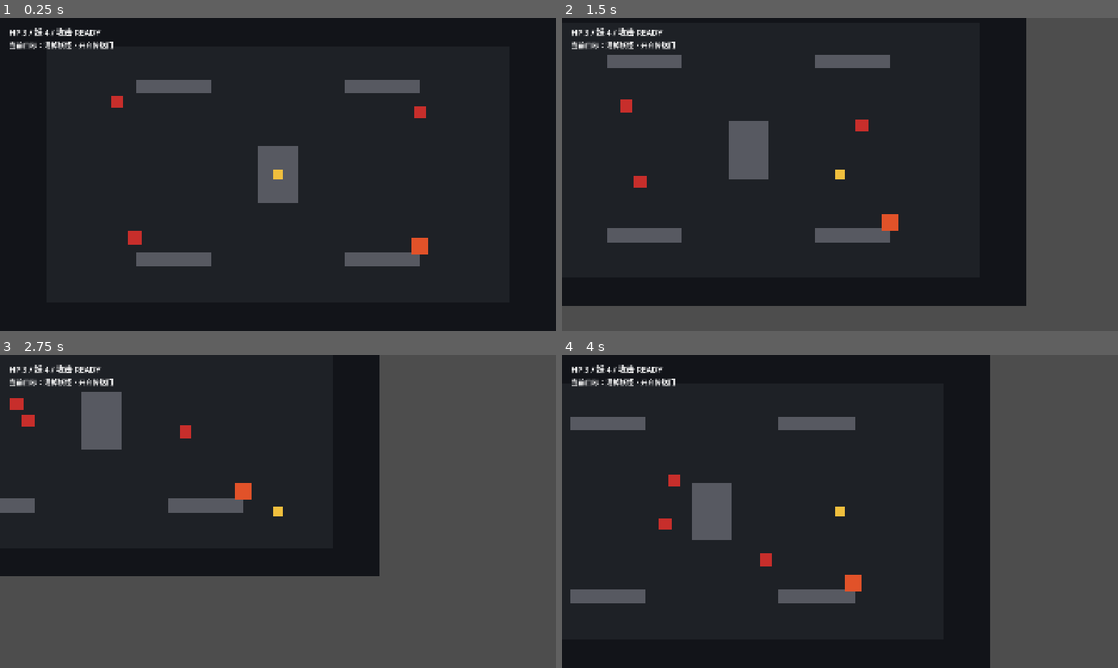
Above: before the commit, frames 1-4 (two rows, left to right).
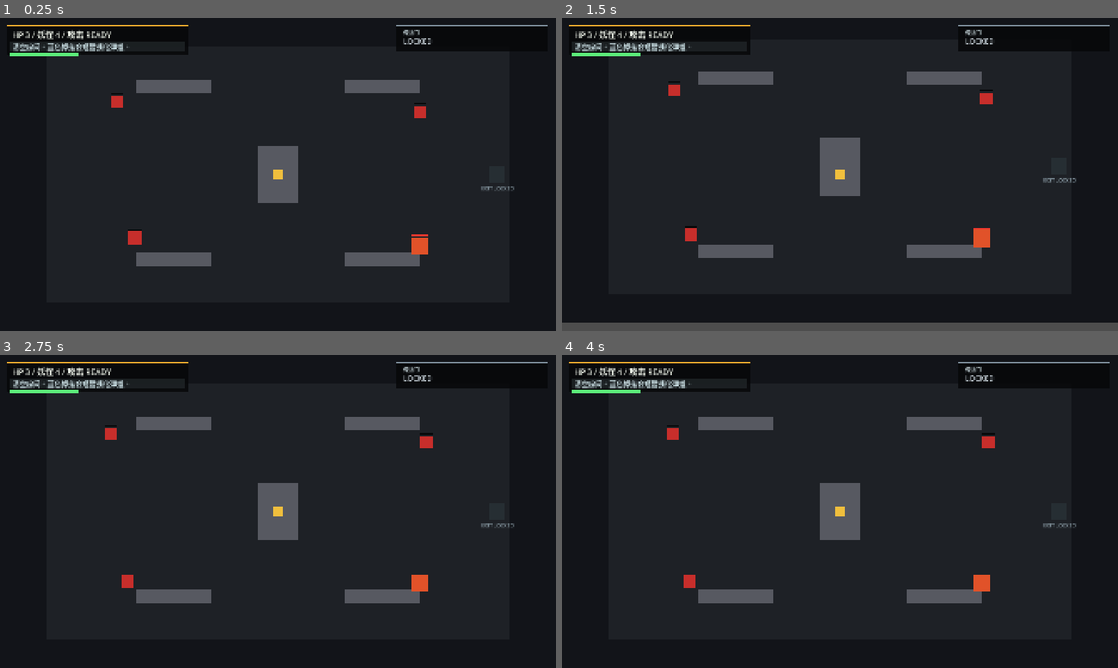
Above: after the commit, the same moments.

Repository: 1021333Liu/Game-Vibe-GoDot
Game: Godot game, scene res://scenes/main.tscn
Same seed, same stepped clock (60 frames per second), same inputs: the game is played once before the commit and once after it.
Inputs:
- Up to frame 1 (0.25 s): no input
- Up to frame 2 (1.5 s): hold D (move_right) 0.53-1.28 s; hold R 0.53-1.28 s; hold S (move_down) from 1.28 s (still down); tap R at 1.35 s
- Up to frame 3 (2.75 s): release S (move_down) at 2.03 s; hold D (move_right) from 2.03 s (still down); hold R from 2.03 s (still down)
- Up to frame 4 (4 s): release D (move_right) at 2.78 s; release R at 2.78 s; hold W (move_up) 2.78-3.53 s; tap R at 2.85 s; hold A (move_left) from 3.53 s (still down); hold R from 3.53 s (still down)

The runs differ from the first frame. In frame 1, 2.0% of the frame differs, in the area x 1-99%, y 2-70%; in frame 2, 32%; in frame 3, 58%, in the area x 0-100%, y 0-100%; in frame 4, 33%.
Error after the commit: Cannot call method 'get_nodes_in_group' on a null value. (res://scripts/main.gd:322)

Commit message:
Add first Godot combat feedback pass

Diff:
--- a/scenes/main.tscn
+++ b/scenes/main.tscn
@@ -21,6 +21,8 @@
 offset_bottom = 980.0
 color = Color(0.12, 0.13, 0.15, 1)
 
+[node name="RoomBorder" type="Node2D" parent="."]
+
 [node name="Walls" type="Node2D" parent="."]
 
 [node name="Enemies" type="Node2D" parent="."]
@@ -28,6 +30,23 @@
 [node name="Bullets" type="Node2D" parent="."]
 
 [node name="Doors" type="Node2D" parent="."]
+
+[node name="ExitHint" type="ColorRect" parent="." unique_id=1175345282]
+offset_left = 1688.0
+offset_top = 512.0
+offset_right = 1744.0
+offset_bottom = 568.0
+color = Color(0.15, 0.18, 0.2, 1)
+
+[node name="ExitLabel" type="Label" parent="ExitHint"]
+offset_left = -26.0
+offset_top = 62.0
+offset_right = 82.0
+offset_bottom = 90.0
+theme_override_colors/font_color = Color(0.55, 0.62, 0.66, 1)
+theme_override_font_sizes/font_size = 18
+text = "EXIT LOCKED"
+horizontal_alignment = 1
 
 [node name="Player" type="CharacterBody2D" parent="." unique_id=230813088]
 position = Vector2(960, 540)
@@ -47,18 +66,73 @@
 
 [node name="CanvasLayer" type="CanvasLayer" parent="."]
 
+[node name="HUDPanel" type="ColorRect" parent="CanvasLayer"]
+offset_left = 24.0
+offset_top = 22.0
+offset_right = 650.0
+offset_bottom = 124.0
+color = Color(0.025, 0.03, 0.035, 0.86)
+
+[node name="HUDAccent" type="ColorRect" parent="CanvasLayer"]
+offset_left = 24.0
+offset_top = 22.0
+offset_right = 650.0
+offset_bottom = 28.0
+color = Color(0.95, 0.68, 0.18, 1)
+
 [node name="HUD" type="Label" parent="CanvasLayer"]
+offset_left = 42.0
+offset_top = 36.0
+offset_right = 632.0
+offset_bottom = 72.0
+theme_override_colors/font_color = Color(0.94, 0.96, 0.92, 1)
+theme_override_font_sizes/font_size = 28
+text = "HP 3   妖怪 4   攻击 READY"
+
+[node name="ObjectivePanel" type="ColorRect" parent="CanvasLayer"]
 offset_left = 32.0
-offset_top = 28.0
-offset_right = 620.0
-offset_bottom = 68.0
-theme_override_font_sizes/font_size = 28
-text = "HP 3 / 妖 4 / 攻击 READY"
+offset_top = 78.0
+offset_right = 636.0
+offset_bottom = 114.0
+color = Color(0.12, 0.14, 0.15, 0.82)
 
 [node name="Objective" type="Label" parent="CanvasLayer"]
-offset_left = 32.0
-offset_top = 76.0
-offset_right = 900.0
-offset_bottom = 116.0
+offset_left = 44.0
+offset_top = 82.0
+offset_right = 620.0
+offset_bottom = 112.0
+theme_override_colors/font_color = Color(0.78, 0.86, 0.88, 1)
 theme_override_font_sizes/font_size = 24
-text = "当前目标：清掉妖怪，开启传送门"
+text = "清空房间，开启传送门"
+
+[node name="DoorStatusPanel" type="ColorRect" parent="CanvasLayer"]
+offset_left = 1368.0
+offset_top = 22.0
+offset_right = 1890.0
+offset_bottom = 114.0
+color = Color(0.025, 0.03, 0.035, 0.86)
+
+[node name="DoorStatusAccent" type="ColorRect" parent="CanvasLayer"]
+offset_left = 1368.0
+offset_top = 22.0
+offset_right = 1890.0
+offset_bottom = 28.0
+color = Color(0.5, 0.57, 0.62, 1)
+
+[node name="DoorStatusTitle" type="Label" parent="CanvasLayer"]
+offset_left = 1392.0
+offset_top = 36.0
+offset_right = 1874.0
+offset_bottom = 62.0
+theme_override_colors/font_color = Color(0.76, 0.82, 0.84, 1)
+theme_override_font_sizes/font_size = 18
+text = "传送门"
+
+[node name="DoorStatus" type="Label" parent="CanvasLayer"]
+offset_left = 1392.0
+offset_top = 62.0
+offset_right = 1874.0
+offset_bottom = 98.0
+theme_override_colors/font_color = Color(0.83, 0.87, 0.9, 1)
+theme_override_font_sizes/font_size = 26
+text = "封印中"
--- a/scripts/main.gd
+++ b/scripts/main.gd
@@ -4,23 +4,40 @@
 const ROOM_MAX := Vector2(1760, 980)
 const BULLET_SPEED := 980.0
 const BULLET_LIFETIME := 1.25
-const SHOT_COOLDOWN := 0.75
+const BASE_SHOT_COOLDOWN := 0.75
+const BOOSTED_SHOT_COOLDOWN := 0.38
+const SHOT_BOOST_DURATION := 7.0
 const ENEMY_SPEED := 130.0
 const PLAYER_SIZE := Vector2(36, 36)
 const ENEMY_SIZE := Vector2(42, 42)
 const BULLET_SIZE := Vector2(18, 10)
+const PICKUP_SIZE := Vector2(30, 30)
+const HIT_FLASH_TIME := 0.16
+const HIT_KNOCKBACK := 260.0
+const ENEMY_COLOR := Color(0.78, 0.18, 0.17)
+const ELITE_COLOR := Color(0.88, 0.32, 0.16)
+const LOCKED_EXIT_COLOR := Color(0.15, 0.18, 0.2)
+const OPEN_EXIT_COLOR := Color(0.28, 0.9, 0.42)
 
 var shot_timer := 0.0
+var shot_boost_timer := 0.0
+var message_timer := 0.0
+var room_message := ""
 var enemies: Array[Dictionary] = []
 var bullets: Array[Dictionary] = []
+var pickups: Array[Dictionary] = []
 var doors_open := false
 var ended := false
+var room_complete := false
+var shot_meter_fill: ColorRect
 
 @onready var player: CharacterBody2D = $Player
 @onready var walls_root: Node2D = $Walls
 @onready var enemies_root: Node2D = $Enemies
 @onready var bullets_root: Node2D = $Bullets
 @onready var doors_root: Node2D = $Doors
+@onready var exit_hint: ColorRect = $ExitHint
+@onready var exit_label: Label = $ExitHint/ExitLabel
 @onready var hud_label: Label = $CanvasLayer/HUD
 @onready var objective_label: Label = $CanvasLayer/Objective
 
@@ -30,16 +47,25 @@
 	player.hurt.connect(_on_player_hurt)
 	_spawn_walls()
 	_spawn_enemies()
+	_spawn_shot_meter()
+	_set_exit_locked()
 	_update_hud()
 
 func _physics_process(delta: float) -> void:
+	if Input.is_key_pressed(KEY_R):
+		get_tree().reload_current_scene()
 	if ended:
 		return
 	shot_timer = maxf(0.0, shot_timer - delta)
+	shot_boost_timer = maxf(0.0, shot_boost_timer - delta)
+	message_timer = maxf(0.0, message_timer - delta)
 	_handle_shoot_input()
 	_update_bullets(delta)
 	_update_enemies(delta)
+	_update_pickups(delta)
+	_check_pickup_contact()
 	_check_enemy_contact()
+	_check_door_contact()
 	_update_hud()
 
 func _handle_shoot_input() -> void:
@@ -56,18 +82,18 @@
 		direction = Vector2.DOWN
 	if direction == Vector2.ZERO:
 		return
-	shot_timer = SHOT_COOLDOWN
+	shot_timer = _current_shot_cooldown()
 	_spawn_bullet(direction)
 
 func _spawn_bullet(direction: Vector2) -> void:
 	var bullet := ColorRect.new()
 	bullet.size = BULLET_SIZE if direction.x != 0.0 else Vector2(BULLET_SIZE.y, BULLET_SIZE.x)
 	bullet.position = player.position - bullet.size / 2.0
-	bullet.color = Color(1.0, 0.82, 0.24)
+	bullet.color = Color(0.58, 0.9, 1.0) if shot_boost_timer > 0.0 else Color(1.0, 0.82, 0.24)
 	bullets_root.add_child(bullet)
 	bullets.append({
 		"node": bullet,
-		"velocity": direction * BULLET_SPEED,
+		"velocity": direction * _current_bullet_speed(),
 		"life": BULLET_LIFETIME,
 	})
 
@@ -89,7 +115,7 @@
 		if hit_index != -1:
 			node.queue_free()
 			bullets.remove_at(i)
-			_damage_enemy(hit_index)
+			_damage_enemy(hit_index, bullet.velocity.normalized())
 
 func _spawn_walls() -> void:
 	var walls := [
@@ -121,18 +147,37 @@
 	var enemy := ColorRect.new()
 	enemy.position = enemy_position
 	enemy.size = ENEMY_SIZE if hp == 1 else Vector2(58, 58)
-	enemy.color = Color(0.78, 0.18, 0.17) if hp == 1 else Color(0.88, 0.32, 0.16)
+	var base_color := ENEMY_COLOR if hp == 1 else ELITE_COLOR
+	enemy.color = base_color
+	var hp_back := ColorRect.new()
+	hp_back.name = "HpBack"
+	hp_back.position = Vector2(0.0, -10.0)
+	hp_back.size = Vector2(enemy.size.x, 5.0)
+	hp_back.color = Color(0.02, 0.025, 0.03, 0.9)
+	enemy.add_child(hp_back)
+	var hp_fill := ColorRect.new()
+	hp_fill.name = "HpFill"
+	hp_fill.size = hp_back.size
+	hp_fill.color = Color(0.95, 0.22, 0.18)
+	hp_back.add_child(hp_fill)
 	enemies_root.add_child(enemy)
-	enemies.append({
+	var enemy_state := {
 		"node": enemy,
 		"velocity": enemy_velocity,
 		"hp": hp,
 		"max_hp": hp,
-	})
+		"base_color": base_color,
+		"hit_flash": 0.0,
+		"hp_fill": hp_fill,
+	}
+	enemies.append(enemy_state)
+	_update_enemy_status(enemy_state)
 
 func _update_enemies(delta: float) -> void:
 	for enemy in enemies:
 		var node: ColorRect = enemy.node
+		enemy.hit_flash = maxf(0.0, enemy.hit_flash - delta)
+		node.color = Color(1.0, 0.92, 0.62) if enemy.hit_flash > 0.0 else enemy.base_color
 		node.position += enemy.velocity * delta
 		var rect := Rect2(node.position, node.size)
 		var bounced := false
@@ -159,30 +204,103 @@
 				ended = true
 				objective_label.text = "取经受阻：按 R 重开"
 
-func _damage_enemy(index: int) -> void:
+func _damage_enemy(index: int, hit_direction: Vector2) -> void:
 	var enemy := enemies[index]
 	enemy.hp -= 1
 	var node: ColorRect = enemy.node
-	node.color = Color(1.0, 0.64, 0.24)
+	enemy.hit_flash = HIT_FLASH_TIME
+	enemy.velocity = (enemy.velocity + hit_direction * HIT_KNOCKBACK).limit_length(ENEMY_SPEED * 1.9)
 	if enemy.hp <= 0:
+		_spawn_pickup(node.position + node.size / 2.0)
 		node.queue_free()
 		enemies.remove_at(index)
+		_show_room_message("妖怪退散：掉落定风珠", 1.5)
 		if enemies.is_empty():
 			_open_doors()
+	else:
+		_update_enemy_status(enemy)
+		_show_room_message("命中：妖怪被击退", 0.8)
+
+func _spawn_pickup(center_position: Vector2) -> void:
+	var pickup := ColorRect.new()
+	pickup.size = PICKUP_SIZE
+	pickup.position = center_position - PICKUP_SIZE / 2.0
+	pickup.color = Color(0.2, 0.68, 1.0)
+	add_child(pickup)
+	pickups.append({
+		"node": pickup,
+		"life": 9.0,
+	})
+
+func _update_pickups(delta: float) -> void:
+	for i in range(pickups.size() - 1, -1, -1):
+		var pickup := pickups[i]
+		var node: ColorRect = pickup.node
+		pickup.life -= delta
+		node.modulate.a = 0.45 if pickup.life < 2.0 and int(pickup.life * 10.0) % 2 == 0 else 1.0
+		if pickup.life <= 0.0:
+			node.queue_free()
+			pickups.remove_at(i)
+
+func _check_pickup_contact() -> void:
+	var player_rect := Rect2(player.position - PLAYER_SIZE / 2.0, PLAYER_SIZE)
+	for i in range(pickups.size() - 1, -1, -1):
+		var pickup := pickups[i]
+		var node: ColorRect = pickup.node
+		if player_rect.intersects(Rect2(node.position, node.size)):
+			shot_boost_timer = SHOT_BOOST_DURATION
+			shot_timer = minf(shot_timer, BOOSTED_SHOT_COOLDOWN)
+			_show_room_message("拾取定风珠：%.0f 秒内弹速提升" % SHOT_BOOST_DURATION, 1.8)
+			node.queue_free()
+			pickups.remove_at(i)
 
 func _open_doors() -> void:
 	if doors_open:
 		return
 	doors_open = true
+	_set_exit_open()
 	_spawn_door(Vector2(ROOM_MAX.x - 72, (ROOM_MIN.y + ROOM_MAX.y) / 2.0 - 28.0))
-	objective_label.text = "妖怪已清：绿色门已开启"
+	_show_room_message("房间已净：绿色传送门开启", 3.0)
 
 func _spawn_door(door_position: Vector2) -> void:
 	var door := ColorRect.new()
 	door.position = door_position
 	door.size = Vector2(56, 56)
-	door.color = Color(0.28, 0.9, 0.42)
+	door.color = OPEN_EXIT_COLOR
 	doors_root.add_child(door)
+
+func _check_door_contact() -> void:
+	if not doors_open or room_complete:
+		return
+	var player_rect := Rect2(player.position - PLAYER_SIZE / 2.0, PLAYER_SIZE)
+	for door in doors_root.get_children():
+		if player_rect.intersects(Rect2(door.position, door.size)):
+			room_complete = true
+			ended = true
+			_show_room_message("本房间通过：下一轮接入随机八十一难路线", 999.0)
+
+func _set_exit_locked() -> void:
+	exit_hint.color = LOCKED_EXIT_COLOR
+	exit_label.text = "EXIT LOCKED"
+	var door_status := get_node_or_null("CanvasLayer/DoorStatus")
+	if door_status is Label:
+		door_status.text = "LOCKED"
+		door_status.add_theme_color_override("font_color", Color(0.83, 0.87, 0.9))
+
+func _set_exit_open() -> void:
+	exit_hint.color = OPEN_EXIT_COLOR
+	exit_label.text = "EXIT OPEN"
+	var door_status := get_node_or_null("CanvasLayer/DoorStatus")
+	if door_status is Label:
+		door_status.text = "OPEN"
+		door_status.add_theme_color_override("font_color", OPEN_EXIT_COLOR)
+
+func _update_enemy_status(enemy: Dictionary) -> void:
+	var hp_fill: ColorRect = enemy.hp_fill
+	var node: ColorRect = enemy.node
+	var hp_ratio := clampf(float(enemy.hp) / float(enemy.max_hp), 0.0, 1.0)
+	hp_fill.size.x = node.size.x * hp_ratio
+	hp_fill.visible = enemy.max_hp > 1 or enemy.hp < enemy.max_hp
 
 func _bullet_hit_enemy_index(node: ColorRect) -> int:
 	var bullet_rect := Rect2(node.position, node.size)
@@ -209,11 +327,45 @@
 func _room_rect() -> Rect2:
 	return Rect2(ROOM_MIN, ROOM_MAX - ROOM_MIN)
 
+func _spawn_shot_meter() -> void:
+	var meter_back := ColorRect.new()
+	meter_back.position = Vector2(32, 118)
+	meter_back.size = Vector2(240, 12)
+	meter_back.color = Color(0.1, 0.12, 0.15)
+	$CanvasLayer.add_child(meter_back)
+
+	shot_meter_fill = ColorRect.new()
+	shot_meter_fill.position = meter_back.position
+	shot_meter_fill.size = meter_back.size
+	shot_meter_fill.color = Color(0.36, 0.92, 0.48)
+	$CanvasLayer.add_child(shot_meter_fill)
+
+func _current_shot_cooldown() -> float:
+	return BOOSTED_SHOT_COOLDOWN if shot_boost_timer > 0.0 else BASE_SHOT_COOLDOWN
+
+func _current_bullet_speed() -> float:
+	return BULLET_SPEED * 1.25 if shot_boost_timer > 0.0 else BULLET_SPEED
+
+func _show_room_message(message: String, duration: float) -> void:
+	room_message = message
+	message_timer = duration
+	objective_label.text = room_message
+
 func _update_hud() -> void:
-	var charge := "READY" if shot_timer <= 0.0 else "%.1fs" % shot_timer
-	hud_label.text = "HP %d / 妖 %d / 攻击 %s" % [player.health, enemies.size(), charge]
-	if not doors_open and not ended:
-		objective_label.text = "当前目标：清掉妖怪，开启传送门"
+	var cooldown := _current_shot_cooldown()
+	var charge_ratio := 1.0 - clampf(shot_timer / cooldown, 0.0, 1.0)
+	var charge := "READY" if shot_timer <= 0.0 else "%d%%" % roundi(charge_ratio * 100.0)
+	var boost := " / 定风珠 %.0fs" % shot_boost_timer if shot_boost_timer > 0.0 else ""
+	hud_label.text = "HP %d / 妖怪 %d / 攻击 %s%s" % [player.health, enemies.size(), charge, boost]
+	if shot_meter_fill != null:
+		shot_meter_fill.size.x = 240.0 * charge_ratio
+		shot_meter_fill.color = Color(0.36, 0.92, 0.48) if shot_timer <= 0.0 else Color(1.0, 0.76, 0.25)
+	if message_timer > 0.0:
+		objective_label.text = room_message
+	elif not doors_open and not ended:
+		objective_label.text = "清空房间。蓝色掉落会短暂强化弹道。"
+	elif doors_open and not ended:
+		objective_label.text = "房间已净，进入绿色传送门。"
 
 func _on_player_hurt() -> void:
-	objective_label.text = "受伤：短暂无敌"
+	_show_room_message("受伤：短暂无敌", 1.2)
--- a/scripts/player.gd
+++ b/scripts/player.gd
@@ -8,13 +8,18 @@
 
 var health: int = 3
 var invincible_time: float = 0.0
+var speed_boost_time: float = 0.0
+var speed_boost_multiplier: float = 1.0
 
 @onready var body: ColorRect = $Body
 
 func _physics_process(delta: float) -> void:
 	invincible_time = maxf(0.0, invincible_time - delta)
+	speed_boost_time = maxf(0.0, speed_boost_time - delta)
+	if speed_boost_time <= 0.0:
+		speed_boost_multiplier = 1.0
 	var direction := Input.get_vector("move_left", "move_right", "move_up", "move_down")
-	velocity = direction * move_speed
+	velocity = direction * move_speed * speed_boost_multiplier
 	move_and_slide()
 	global_position.x = clampf(global_position.x, room_min.x + 18.0, room_max.x - 18.0)
 	global_position.y = clampf(global_position.y, room_min.y + 18.0, room_max.y - 18.0)
@@ -34,3 +39,10 @@
 
 func is_alive() -> bool:
 	return health > 0
+
+func apply_speed_boost(duration: float, multiplier: float) -> void:
+	speed_boost_time = maxf(speed_boost_time, duration)
+	speed_boost_multiplier = maxf(speed_boost_multiplier, multiplier)
+
+func get_speed_boost_time() -> float:
+	return speed_boost_time
Not shown, changed: README.md
